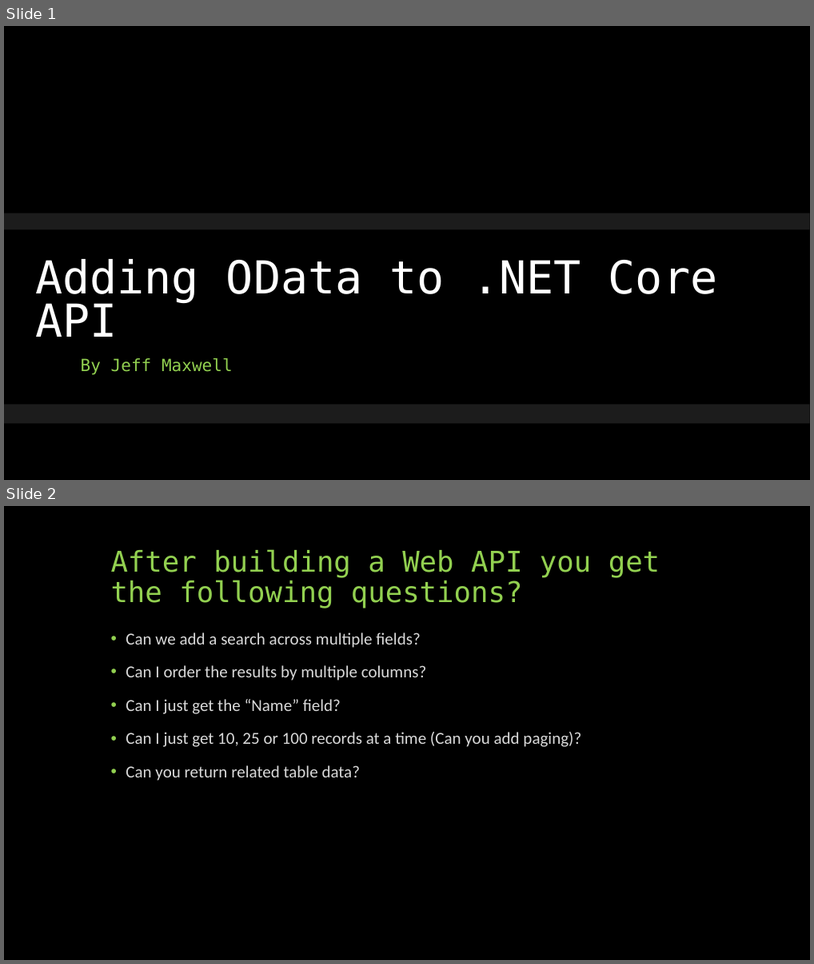
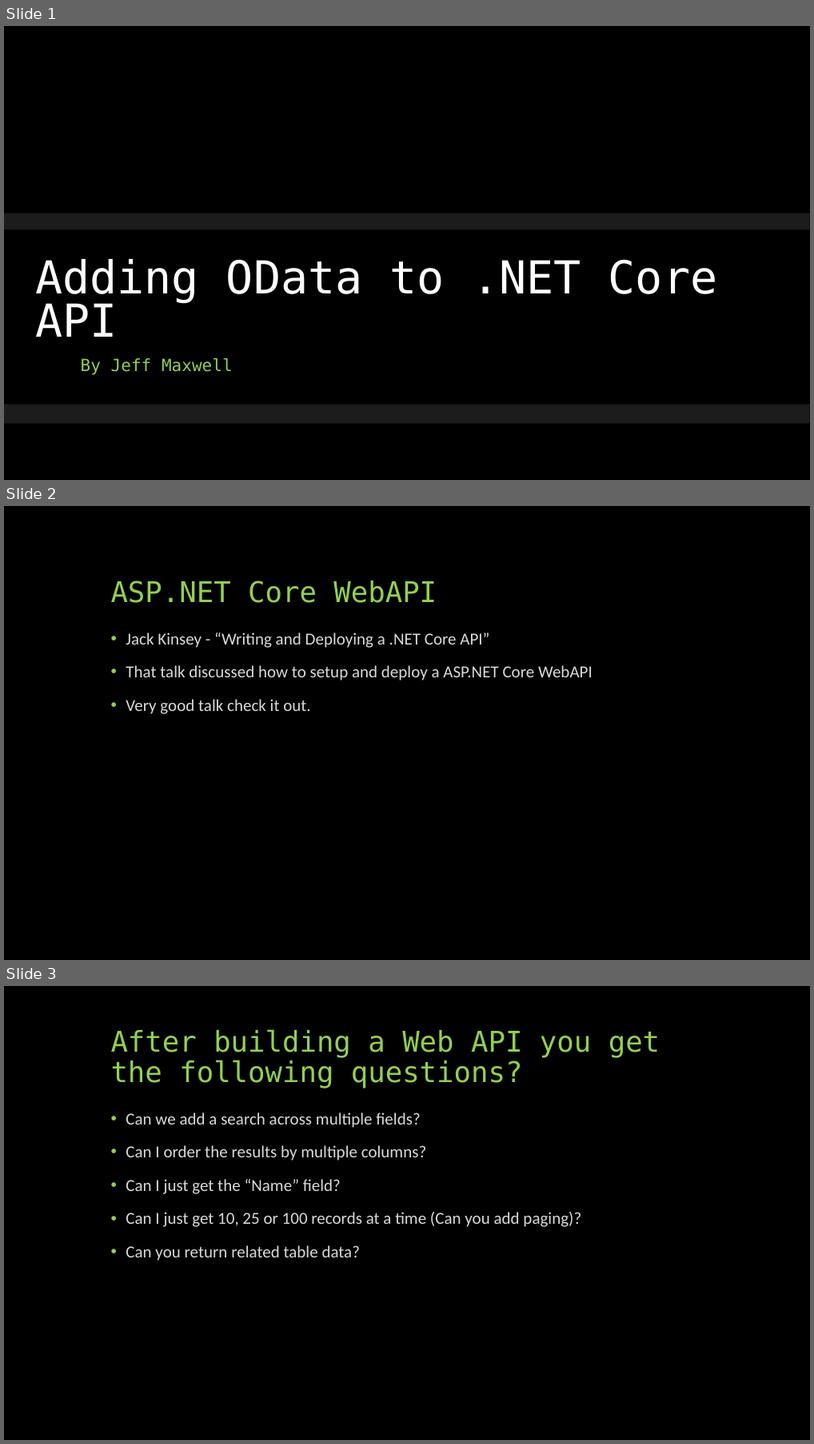
Before and after one commit to jeff-maxwell/mtg-api, a slide deck: Slides.pptx. Shown one above the other, each under a label of ours: slides 1 and 2 before the commit, slides 1, 2 and 3 after it. The pictures are 814x964 and 814x1444 pixels, drawn with LibreOffice and Linux fonts; fonts in the diff are those of the drawing; background and template pictures are left out. Boxes give left, top, right and bottom in pixels: in the first picture for what was removed or moved away, otherwise in the second. Text is boxed around its words. In the diff, an @@ line names an element or a change of style, - is before the commit and + after.

```diff
--- a/Slides.pptx
+++ b/Slides.pptx
@@ slide 2 added at (x1=4, y1=506, x2=810, y2=960), background #000000 @@
@@ title added at (x1=111, y1=580, x2=437, y2=603), 34 pt, text #92D050 @@
+ASP.NET Core WebAPI
@@ text added at (x1=126, y1=632, x2=593, y2=714), 20 pt, text #D9D9D9 @@
+• Jack Kinsey - “Writing and Deploying a .NET Core API”
+• That talk discussed how to setup and deploy a ASP.NET Core WebAPI
+• Very good talk check it out.
@@ what was slide 2 is now slide 3 @@
```
Also in this commit, not shown: 1 slide changed.
